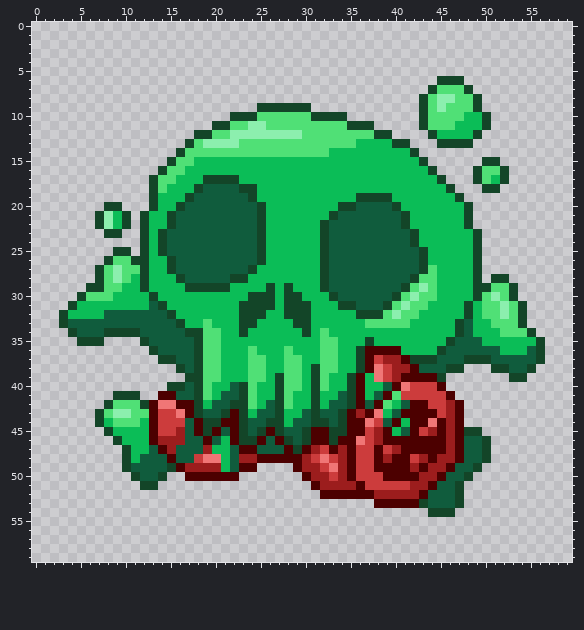
Pixel-art file: Assets/Textures/Items/decay.aseprite. Above: the version before the commit.
60x60 pixels, 1 frame. The old version is drawn lined up with the new one.
Once edited:
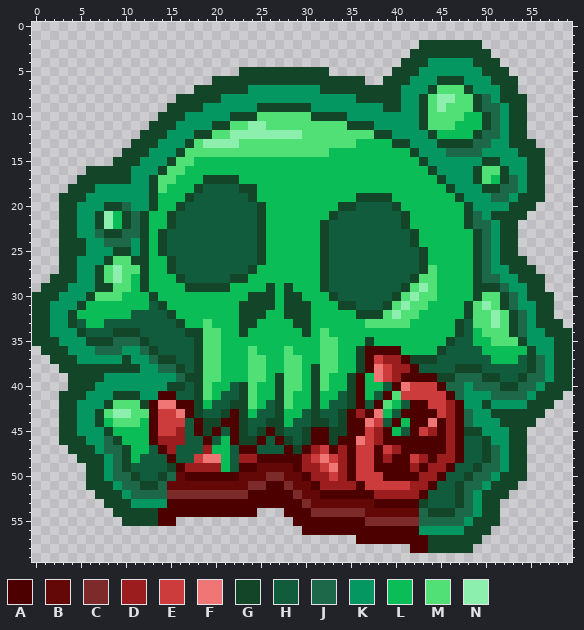
Palette (. is transparent): A #4c0000  B #640707  C #7c2a2a  D #9c1d1d  E #cc3c3c  F #f07676  G #134528  H #105c3d  J #1c6849  K #059762  L #0bbd57  M #50e076  N #8cefae
The edit:
whole drawing moved by -1,-1 (the old picture is shown already moved)
Changed rows in their new state; - is an unchanged pixel.
first column x 0:
 2 -------------------------------------------GGGGGGG----------
 3 ------------------------------------------GGGGGGGGG---------
 4 -----------------------------------------GGGKKKKKGGG--------
 5 -----------------------GGGGGGGGGG-------GGGKKKKKKKGGG-------
 6 --------------------GGGGGGGGGGGGGGGGG--GGGKKK---KKKGGG------
 7 ------------------GGGGGGKKKKKKKKGGGGGGGGGKKK-----KKKGG------
 8 ----------------GGGGGKKKKKKKKKKKKKKKGGGGGKK-------JKGGG-----
 9 ---------------GGGGKKKKKK------KKKKKKKKGGKK-------JJKGG-----
10 --------------GGGKKKKK-------------KKKKKKKK--------JKGG-----
11 -------------GGGKKKK------------------KKKKK--------JKGG-----
12 ------------GGGKKK----------------------KKKK------JJKGG-----
13 -----------GGGKKK-------------------------KKK----JJKKGGG----
14 ----------GGGKKK---------------------------KKKJJJJKKKKGGG---
15 ---------GGGKKK-----------------------------KKKKKK--KKKGG---
16 ------GGGGGKKK-------------------------------KKKK----KKGG---
17 -----GGGGGGKK---------------------------------KKK----JKGG---
18 ----GGGKKKKKK----------------------------------KKK--JJKGG---
19 ---GGGKKKKKKK-----------------------------------KKKJJKGGG---
20 ---GGKKK--JKK------------------------------------KKKKGGG----
21 ---GGKK----J-------------------------------------JKGGGG-----
22 ---GGKK----J-------------------------------------JJKGG------
23 ---GGKKJ--JJ--------------------------------------JKGG------
24 ---GGGKKJJJK--------------------------------------JKGG------
25 ---GGGKKK--K--------------------------------------JKGG------
26 ---GGKKK------------------------------------------JKGGG-----
27 ---GGKK-------------------------------------------JKKGGG----
28 --GGGKK-------------------------------------------JJKKGGG---
29 -GGGKKK-G-M----------------------------------------GJKKGG---
30 GGGKKKG--M-----------------------------------------MGJKGGG--
31 GGKKKG-------------------------------------------MN-GJKKGG--
32 GGKKG---LLL--------------------------------------M-NMGJKGG--
33 GGKKG-LL-----------------------------------------MMN-GJKGGG-
34 GGKKKG--H-----------------------------------------MM-GJKKGGG
35 GGGKKK--GJJJ-------------------------------------L-MMMGKKKGG
36 -GGGKKKJJJKKJ-------------------------------------LL---GKKGG
37 --GGGKKKKKGKKJ----------------------------------HHHLLL-GJKGG
38 ---GGGGGGGGGKKJJ------------------------------H-GGHHH---JKGG
39 ----GGGGKKKKKKKKJ-----------------------------GJJJGGHH-JJKGG
40 ----GGGKKKKKKKK-------------------------------JJKJJJGGJJKGGG
41 ---GGGKKK---KK---------------------------------JKKKJJJJKGGG-
42 ---GGKKK----------------------------------------KKGKKKKGGG--
43 ---GGKK-----------------------------------------JKKGGGGGG---
44 ---GGKK-----------------------------------------JKKKGGGG----
45 ---GGKKK------------------------------------------KKKGG-----
46 ---GGGKKJ------------------------------------------KKGG-----
47 ----GGGKJJ-----------------------------------------JKGG-----
48 -----GGGKJ-----------------------------------------JKGG-----
49 ------GGKJ---------------BBBB---------------------JJKGG-----
50 ------GGKJJ----JB------BBBCCBB-------------------JJKGGG-----
51 ------GGGKJJ--JBBBBBBBBBCCAACBB-----------------JJKGGG------
52 -------GGGKJJJJCCCCCCCCCAAAAACBB----------------JKGGG-------
53 --------GGGKKKKAAAAAAAAAAAAAAACBBBBBBB----------JKGG--------
54 ---------GGGGGAAAAAAAAAAA---AAACCCCCCBBBBBBJ---JJKGG--------
55 ----------GGGGAA-------------AAAAAAAACCCCCCJJJJJKGGG--------
56 ------------------------------AAAAAAAAAAAAAKKKKKGGG---------
57 ------------------------------------AAAAAAAAGGGGGG----------
58 ------------------------------------------AAGGGGG-----------
Where, in picture pixels (left, top, right, bottom), the same in both pictures:
changed: (32, 40, 572, 553)
